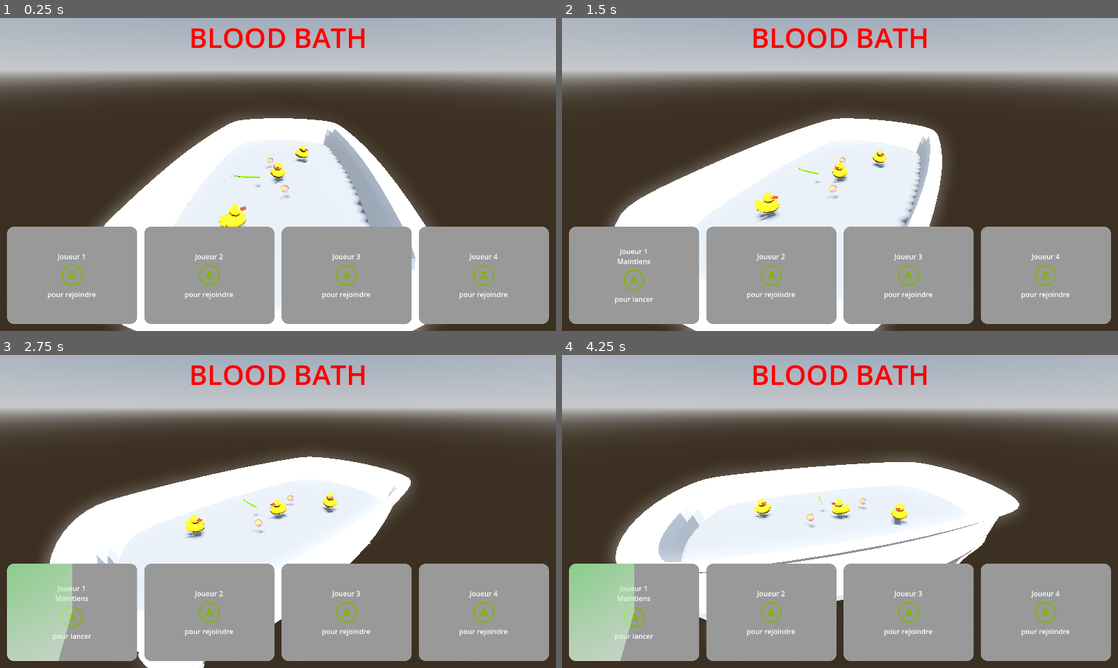
Above: before the commit, frames 1-4 (two rows, left to right).
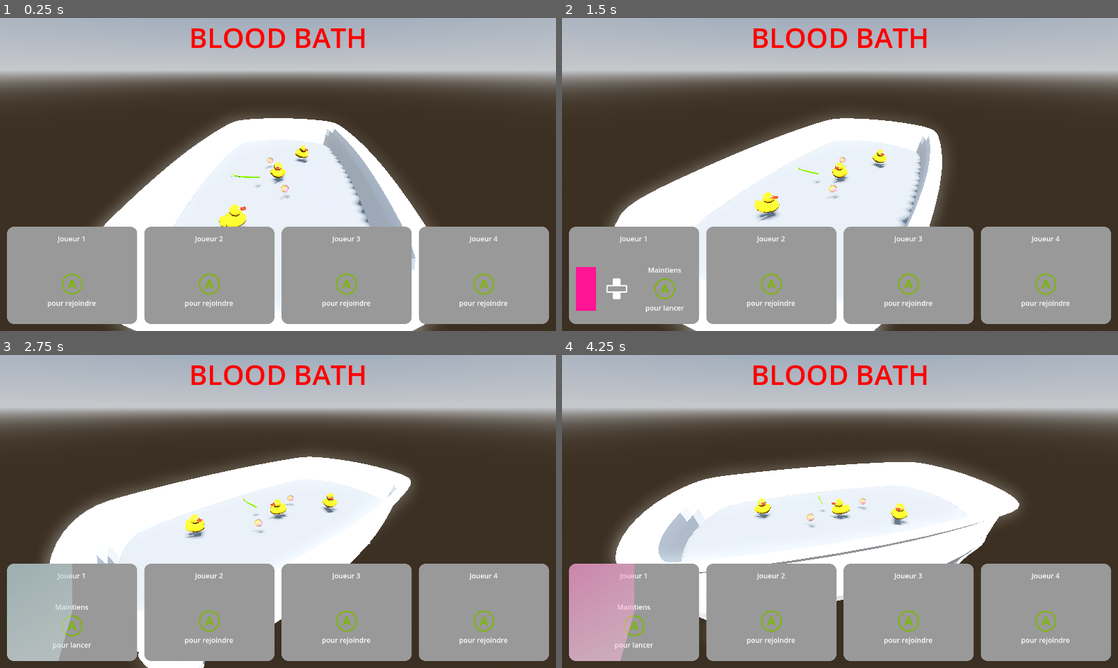
Above: after the commit, the same moments.

Repository: Gr0minet/ggj2025
Game: Godot game, scene res://scenes/test_all.tscn
Two runs of this game, one before a commit and one after it. Both use one fixed random seed, a clock stepped at 60 frames per second and the inputs below.
Inputs:
- Up to frame 1 (0.25 s): no input
- Up to frame 2 (1.5 s): hold I (change_color_up, bound only after the commit) 0.53-1.28 s; hold J (join_game) 0.53-1.28 s; tap G (jump) at 0.77 s; hold O (change_color_down, bound only after the commit) from 1.28 s (still down); tap J (join_game) at 1.35 s
- Up to frame 3 (2.75 s): tap G (jump) at 1.52 s; release O (change_color_down, bound only after the commit) at 2.03 s; hold I (change_color_up, bound only after the commit) from 2.03 s (still down); hold J (join_game) from 2.03 s (still down); tap 1 at 2.1 s
- Up to frame 4 (4.25 s): release J (join_game) at 2.78 s; tap 2 at 2.85 s; tap G (jump) at 3.02, 3.77 s; tap J (join_game) at 3.05 s; release I (change_color_up, bound only after the commit) at 3.53 s; hold O (change_color_down, bound only after the commit) from 3.53 s (still down); hold J (join_game) from 3.53 s (still down); tap 3 at 3.6 s

The runs differ from the first frame. In frame 1, 1.4% of the frame differs, in the area x 8-92%, y 69-93%; in frame 2, 2.1%; in frame 3, 3.3%; in frame 4, 4.7%, in the area x 1-92%, y 66-98%.

Commit message:
Add a color picker to the menu
Signed-off-by: m09 <142691+m09@users.noreply.github.com>

Diff:
--- a/godot/menu/menu.gd
+++ b/godot/menu/menu.gd
@@ -19,6 +19,6 @@
 	var players: Array[Player] = [player]
 	for child in player_join_parent.get_children():
 		if child.current_state != child.State.WAITING and child.player_id != player.id:
-			players.append(Player.new(child.player_id))
-			child.launched()
+			players.append(child.player)
+			child.enter_launched_state()
 	request_game_start.emit(players)
--- a/godot/menu/player_join.gd
+++ b/godot/menu/player_join.gd
@@ -6,7 +6,8 @@
 
 @export var player_id: int
 
-
+const COLORS = [Color.CADET_BLUE, Color.CHARTREUSE, Color.CORAL, Color.DEEP_PINK]
+var current_color_index = 0
 const JOIN_DELAY = 1.5
 
 enum State{
@@ -18,56 +19,69 @@
 
 var current_state: State = State.WAITING
 
-var player:Player = null
+var player: Player = null
 
-@onready var rich_text_label = $VBoxContainer/RichTextLabel
+@onready var label = $MarginContainer/VBoxContainer/Label
+@onready var rich_text_label = $MarginContainer/VBoxContainer/HBoxContainer/RichTextLabel
 @onready var progress_bar = $TextureProgressBar
+@onready var color_picker = $MarginContainer/VBoxContainer/HBoxContainer/ColorPicker
+@onready var color_rectangle = $MarginContainer/VBoxContainer/HBoxContainer/ColorPicker/ColorRect
+
 
 func _ready() -> void:
-	waiting()
+	player = Player.new(player_id)
+	change_color(0)
+	label.text = "Joueur " + str(player_id + 1)
+	enter_waiting_state()
 
 
 func progress_bar_reset() -> void:
 	progress_bar.set_value_no_signal(0.0)
 
 
-func waiting() -> void:
+func enter_waiting_state() -> void:
 	current_state = State.WAITING
-	rich_text_label.text = "[center]Joueur " + str(player_id + 1) + "
-[img]res://assets/xbox_button_color_a_outline.png[/img]
+	rich_text_label.text = "[center][img]res://assets/xbox_button_color_a_outline.png[/img]
 pour rejoindre[/center]"
+	color_picker.hide()
 	progress_bar_reset()
 
 
-func joined() -> void:
+func enter_joined_state() -> void:
 	current_state = State.JOINED
-
-	player = Player.new(player_id)
-	player.color = Color.WHITE
-
-	rich_text_label.text = "[center]Joueur " + str(player_id + 1) + "
-Maintiens
+	color_picker.show()
+	rich_text_label.text = "[center]Maintiens
 [img]res://assets/xbox_button_color_a_outline.png[/img]
 pour lancer[/center]"
 	progress_bar_reset()
 
 
-func launching() -> void:
+func enter_launching_state() -> void:
+	color_picker.hide()
 	current_state = State.LAUNCHING
 
 
-func launched() -> void:
+func enter_launched_state() -> void:
+	color_picker.hide()
 	current_state = State.LAUNCHED
-	rich_text_label.text = "[center]Joueur " + str(player_id + 1) + "
-Prépare-toi !"
+	rich_text_label.text = "[center]Prépare-toi ![/center]"
 	progress_bar.set_value_no_signal(100.0)
+
+
+func change_color(index_change: int) -> void:
+	current_color_index = (current_color_index + index_change) % COLORS.size()
+	var new_color = COLORS[current_color_index]
+	var start_color = Color(new_color, 0.5)
+	$TextureProgressBar.texture_progress.gradient.colors = PackedColorArray([start_color, start_color.lightened(0.8)])
+	player.color = new_color
+	color_rectangle.color = new_color
 
 
 func _process(delta: float) -> void:
 	if current_state == State.LAUNCHING:
 		var new_value = progress_bar.value + delta / JOIN_DELAY * 100
 		if new_value >= 100:
-			launched()
+			enter_launched_state()
 			request_game_start_by.emit(player)
 		else:
 			progress_bar.set_value_no_signal(new_value)
@@ -76,11 +90,15 @@
 func _unhandled_input(event: InputEvent) -> void:
 	if event.device != player_id:
 		return
+	if event.is_action_pressed("change_color_down") and current_state == State.JOINED:
+		change_color(-1)
+	if event.is_action_pressed("change_color_up") and current_state == State.JOINED:
+		change_color(1)
 	if event.is_action_pressed("join_game"):
 		if current_state == State.WAITING:
-			joined()
+			enter_joined_state()
 		else:
-			launching()
+			enter_launching_state()
 	if event.is_action_released("join_game"):
 		if current_state != State.LAUNCHED:
-			joined()
+			enter_joined_state()
--- a/godot/menu/player_join.tscn
+++ b/godot/menu/player_join.tscn
@@ -1,6 +1,7 @@
-[gd_scene load_steps=5 format=3 uid="uid://c5umynsbl4k7j"]
+[gd_scene load_steps=6 format=3 uid="uid://c5umynsbl4k7j"]
 
 [ext_resource type="Script" path="res://menu/player_join.gd" id="1_4ec8c"]
+[ext_resource type="Texture2D" uid="uid://cahfculria4gf" path="res://assets/xbox_dpad_vertical_outline.png" id="2_wx4gi"]
 
 [sub_resource type="StyleBoxFlat" id="StyleBoxFlat_vk6d6"]
 corner_radius_top_left = 16
@@ -30,12 +31,52 @@
 theme_override_styles/panel = SubResource("StyleBoxFlat_vk6d6")
 script = ExtResource("1_4ec8c")
 
-[node name="VBoxContainer" type="VBoxContainer" parent="."]
+[node name="MarginContainer" type="MarginContainer" parent="."]
+layout_mode = 2
+theme_override_constants/margin_left = 16
+theme_override_constants/margin_top = 16
+theme_override_constants/margin_right = 16
+theme_override_constants/margin_bottom = 16
+
+[node name="VBoxContainer" type="VBoxContainer" parent="MarginContainer"]
 layout_mode = 2
 alignment = 1
 
-[node name="RichTextLabel" type="RichTextLabel" parent="VBoxContainer"]
+[node name="Label" type="Label" parent="MarginContainer/VBoxContainer"]
 layout_mode = 2
+horizontal_alignment = 1
+
+[node name="Padding" type="CenterContainer" parent="MarginContainer/VBoxContainer"]
+layout_mode = 2
+size_flags_vertical = 3
+size_flags_stretch_ratio = 0.25
+
+[node name="HBoxContainer" type="HBoxContainer" parent="MarginContainer/VBoxContainer"]
+layout_mode = 2
+size_flags_vertical = 3
+theme_override_constants/separation = 16
+
+[node name="ColorPicker" type="HBoxContainer" parent="MarginContainer/VBoxContainer/HBoxContainer"]
+layout_mode = 2
+size_flags_horizontal = 3
+theme_override_constants/separation = 16
+
+[node name="ColorRect" type="ColorRect" parent="MarginContainer/VBoxContainer/HBoxContainer/ColorPicker"]
+custom_minimum_size = Vector2(0, 100)
+layout_mode = 2
+size_flags_horizontal = 3
+size_flags_vertical = 4
+size_flags_stretch_ratio = 0.25
+color = Color(1, 0, 0, 1)
+
+[node name="PadArrows" type="TextureRect" parent="MarginContainer/VBoxContainer/HBoxContainer/ColorPicker"]
+layout_mode = 2
+size_flags_vertical = 4
+texture = ExtResource("2_wx4gi")
+
+[node name="RichTextLabel" type="RichTextLabel" parent="MarginContainer/VBoxContainer/HBoxContainer"]
+layout_mode = 2
+size_flags_horizontal = 3
 size_flags_vertical = 6
 bbcode_enabled = true
 text = "azea
--- a/godot/player/Player.gd
+++ b/godot/player/Player.gd
@@ -1,8 +1,8 @@
 class_name Player
 extends Resource
 
-@export var id:int = -1
-@export var color:Color = Color.WHITE
+@export var id: int = -1
+@export var color: Color = Color.WHITE
 
-func _init(p_id:int) -> void:
+func _init(p_id: int) -> void:
 	id = p_id
--- a/godot/project.godot
+++ b/godot/project.godot
@@ -96,6 +96,18 @@
 , Object(InputEventKey,"resource_local_to_scene":false,"resource_name":"","device":0,"window_id":0,"alt_pressed":false,"shift_pressed":false,"ctrl_pressed":false,"meta_pressed":false,"pressed":false,"keycode":0,"physical_keycode":74,"key_label":0,"unicode":0,"location":0,"echo":false,"script":null)
 ]
 }
+change_color_up={
+"deadzone": 0.5,
+"events": [Object(InputEventJoypadButton,"resource_local_to_scene":false,"resource_name":"","device":-1,"button_index":11,"pressure":0.0,"pressed":false,"script":null)
+, Object(InputEventKey,"resource_local_to_scene":false,"resource_name":"","device":-1,"window_id":0,"alt_pressed":false,"shift_pressed":false,"ctrl_pressed":false,"meta_pressed":false,"pressed":false,"keycode":0,"physical_keycode":73,"key_label":0,"unicode":105,"location":0,"echo":false,"script":null)
+]
+}
+change_color_down={
+"deadzone": 0.5,
+"events": [Object(InputEventJoypadButton,"resource_local_to_scene":false,"resource_name":"","device":-1,"button_index":12,"pressure":0.0,"pressed":false,"script":null)
+, Object(InputEventKey,"resource_local_to_scene":false,"resource_name":"","device":-1,"window_id":0,"alt_pressed":false,"shift_pressed":false,"ctrl_pressed":false,"meta_pressed":false,"pressed":false,"keycode":0,"physical_keycode":79,"key_label":0,"unicode":111,"location":0,"echo":false,"script":null)
+]
+}
 
 [layer_names]
 
Binary file added: godot/assets/xbox_button_color_b_outline.png
Not shown, added: godot/assets/xbox_button_color_b_outline.png.import
Binary file added: godot/assets/xbox_button_color_y_outline.png
Not shown, added: godot/assets/xbox_button_color_y_outline.png.import
Binary file added: godot/assets/xbox_dpad_vertical_outline.png
Not shown, added: godot/assets/xbox_dpad_vertical_outline.png.import
Not shown, added: godot/assets/LICENSE.md
